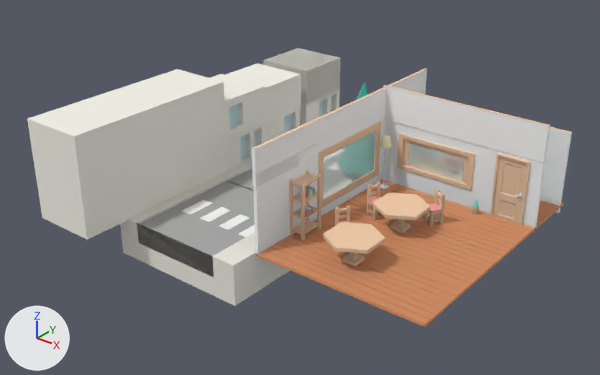
One commit to the glTF model frontend/public/graphic/background/2/scene_structure.glb: the scene before it, then after it.
Both versions are drawn from a camera (50 mm lens) standing at (5.59, -9.34, 5.67) and looking at (-1.43, -0.56, 0.23). The axes (+X, +Y, +Z) are drawn at lower left. The lights are the same throughout. Where no turn or scale is listed for an object, it has been applied to the vertices.

Names of what the first picture shows: 'Mesh1_Group1_Model_1', 'Mesh1_Group1_Model_1.002', 'Mesh1_Group1_Model_1.004', 'Mesh1_Group1_Model_1_1.002', 'Mesh_books_3', 'Mesh_books_3.001', 'Mesh_door', 'Mesh_door_1', 'Mesh_plantSmall1', 'Mesh_wall.007', 'Mesh_wallWindow', 'Mesh_wallWindow_2', 'Mesh_wall_1', 'Mesh_wall_1.001', 'Mesh_wall_1.008', 'Mesh_window', 'Mesh_window_1', 'Mesh_window_1.001', 'bookcaseOpen(Clone)', 'cabinFloor', 'cabinFloor.001', 'cabinFloor.002', 'cabinFloor.003', 'doorway(Clone)'.
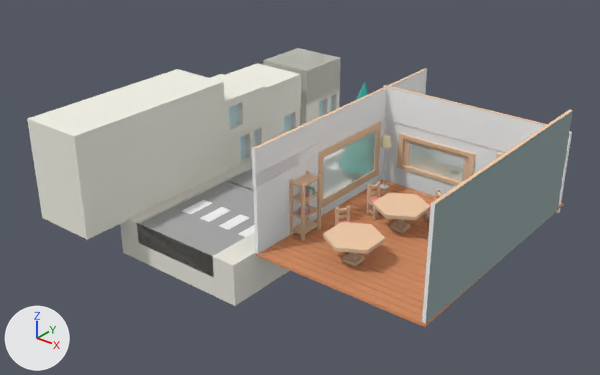
ob_books_glb is not drawn itself; it is the parent of ob_books_clone.

Changed parts and their boxes (x1, y1, x2, y2) in the pictures (600 x 375 px):
'Mesh_wall_2.010', added: after (426, 111, 573, 323)
'Mesh_door', recoloured: (493, 157, 527, 224) in both
'Mesh_wall.010', added (beige): after (432, 110, 573, 204)
'Mesh_wall_1.010', added: after (422, 203, 435, 324)
'doorway(Clone)', recoloured: (490, 153, 531, 225) in both
'cabinFloor', recoloured, surface changed: (535, 200, 562, 230) in both
'Mesh_books', moved: before (305, 206, 314, 217); after (299, 204, 311, 215)
'Mesh_plantSmall1', recoloured: (472, 206, 479, 215) in both
'Mesh_wall.007', recoloured: (550, 127, 571, 133) in both
'Mesh_door_1', recoloured: (515, 192, 522, 201) in both
'Mesh_wall_1.007', unchanged, covered by the edit: before (540, 128, 572, 213); after (556, 132, 572, 213)
'Mesh_wall_1.009', unchanged, covered by the edit: before (514, 152, 547, 228)

The change in detail:
In material 'wood.005' (mat_wood_005), metallic goes from 1.0 to 0.0.
Material 'wood.008' (mat_wood_008) changes colour from beige #f2cba8 to beige #ebb990; in linear values from (0.888, 0.597, 0.392) to (0.831, 0.485, 0.279).
In material 'wood.008' (mat_wood_008), metallic goes from 0.0 to 1.0.
In material 'wood.009' (mat_wood_009), metallic goes from 1.0 to 0.0.
Material 'wood.009' (mat_wood_009) changes colour from beige #ebb990 to beige #f2cba8; in linear values from (0.831, 0.485, 0.279) to (0.888, 0.597, 0.392).
me_mesh_19 has 32 vertices, 58 faces and spans x -0.0521..0.0521, y -0.0596..0.0596, z 0.0..0.1246.
me_mesh_19 no longer uses material mat_wood_004 (beige #f2cba8).
me_mesh_19 now uses material mat_wood_003 (beige #f2cba8).
me_mesh_36 has 20 vertices, 40 faces and spans x 0.0..0.375, y 0.01..0.035, z 0.0..0.664.
me_mesh_36 no longer uses material mat_wood_006 (beige #f2cba8).
me_mesh_36 now uses material mat_wood_005 (beige #ebb990).
me_mesh_37 has 8 vertices, 4 faces and spans x 0.0..1.0, y 0.0..0.05, z 0.0..1.29.
me_mesh_37 no longer uses material mat_wood_007 (beige #f2cba8).
me_mesh_37 now uses material mat_wood_006 (beige #f2cba8).
me_mesh_43 has 73 vertices, 137 faces and spans x -0.5..0.5, y -0.5..0.5, z 0.0..0.04.
me_mesh_43 no longer uses material mat_wood_009 (beige #ebb990).
me_mesh_43 now uses material mat_wood_008 (beige #ebb990).
me_mesh_49 has 10 vertices, 10 faces and spans x 0.0496..0.0748, y 0.0063..0.0945, z 0.0..0.1008.
me_mesh_49 no longer uses material mat_metal_003 (white #dfeaec).
me_mesh_49 now uses material mat_metal_002 (white #dfeaec).
me_mesh_50 has 144 vertices, 320 faces and spans x -0.25..0.0, y 0.0..0.4, z 0.0..0.88.
me_mesh_50 no longer uses material mat_wood_010 (beige #f2cba8).
me_mesh_50 now uses material mat_wood_009 (beige #f2cba8).
me_mesh_51 has 16 vertices, 28 faces and spans x 0.0..0.486, y 0.0..0.089, z 0.0..1.01.
me_mesh_51 no longer uses material mat_wood_011 (beige #f2cba8).
me_mesh_51 now uses material mat_wood_010 (beige #f2cba8).
me_mesh_52 has 48 vertices, 88 faces and spans x 0.0..0.429, y -0.02..0.02, z 0.0..0.981.
me_mesh_52 no longer uses material mat_wood_011 (beige #f2cba8).
me_mesh_52 now uses material mat_wood_010 (beige #f2cba8).
me_mesh_53 has 42 vertices, 72 faces and spans x 0.318..0.4075, y -0.0567..0.0567, z 0.4033..0.5248.
me_mesh_53 no longer uses material mat_metal_004 (white #dfeaec).
me_mesh_53 now uses material mat_metal_003 (white #dfeaec).
me_mesh_54 has 32 vertices, 44 faces and spans x -2.17..0.0, y -0.02..0.07, z 0.0..1.2.
me_mesh_54 no longer uses material mat_wood_006 (beige #f2cba8).
me_mesh_54 now uses material mat_wood_005 (beige #ebb990).
Object 'books.glb' (ob_books_glb) moves from (-0.652, -1.344, 0.397) to (-0.706, -1.344, 0.397).
Object 'Mesh_wall_2.010' (ob_mesh_wall_2_010) is new; it shows me_mesh_39.
Its parent is ob_wall_clone__010.
Its location is (0.0, 0.0, 0.0).
Object 'wall(Clone).010' (ob_wall_clone__010) is new.
Its parent is ob_wall_glb_010.
Its location is (0.0, -0.0901, 0.0).
Object 'wall.glb.010' (ob_wall_glb_010) is new.
Its location is (1.793, 1.525, 0.0188).
Its rotation in degrees is (0, 0, -90).
Its scale is (3.7, 1.0, 1.22).
Object 'Mesh_wall_1.010' (ob_mesh_wall_1_010) is new; it shows me_mesh_38.
Its parent is ob_wall_clone__010.
Its location is (0.0, 0.0, 0.0).
Object 'Mesh_wall.010' (ob_mesh_wall_010) is new; it shows me_mesh_37.
Its parent is ob_wall_clone__010.
Its location is (0.0, 0.0, 0.0).
